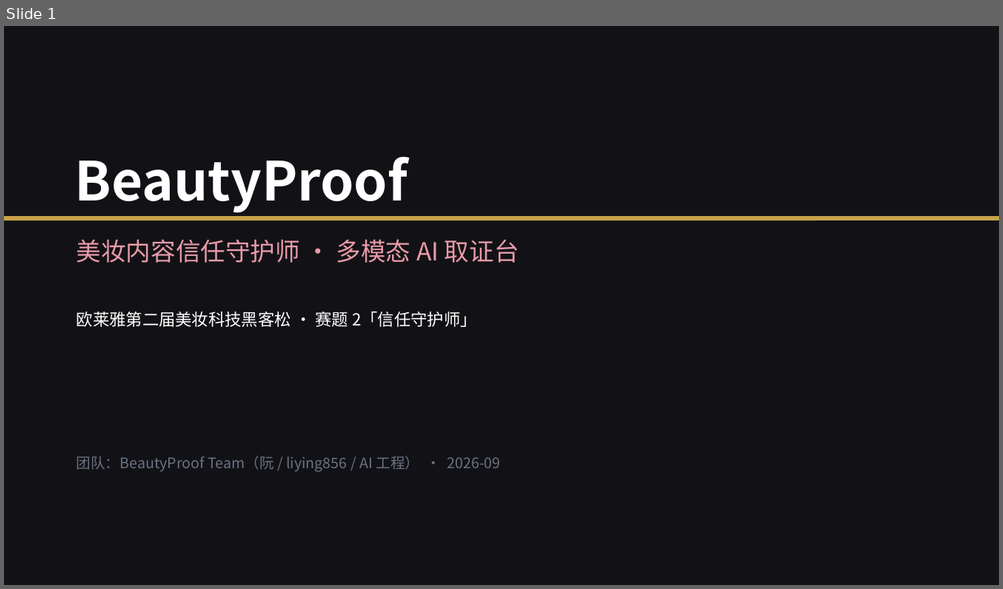
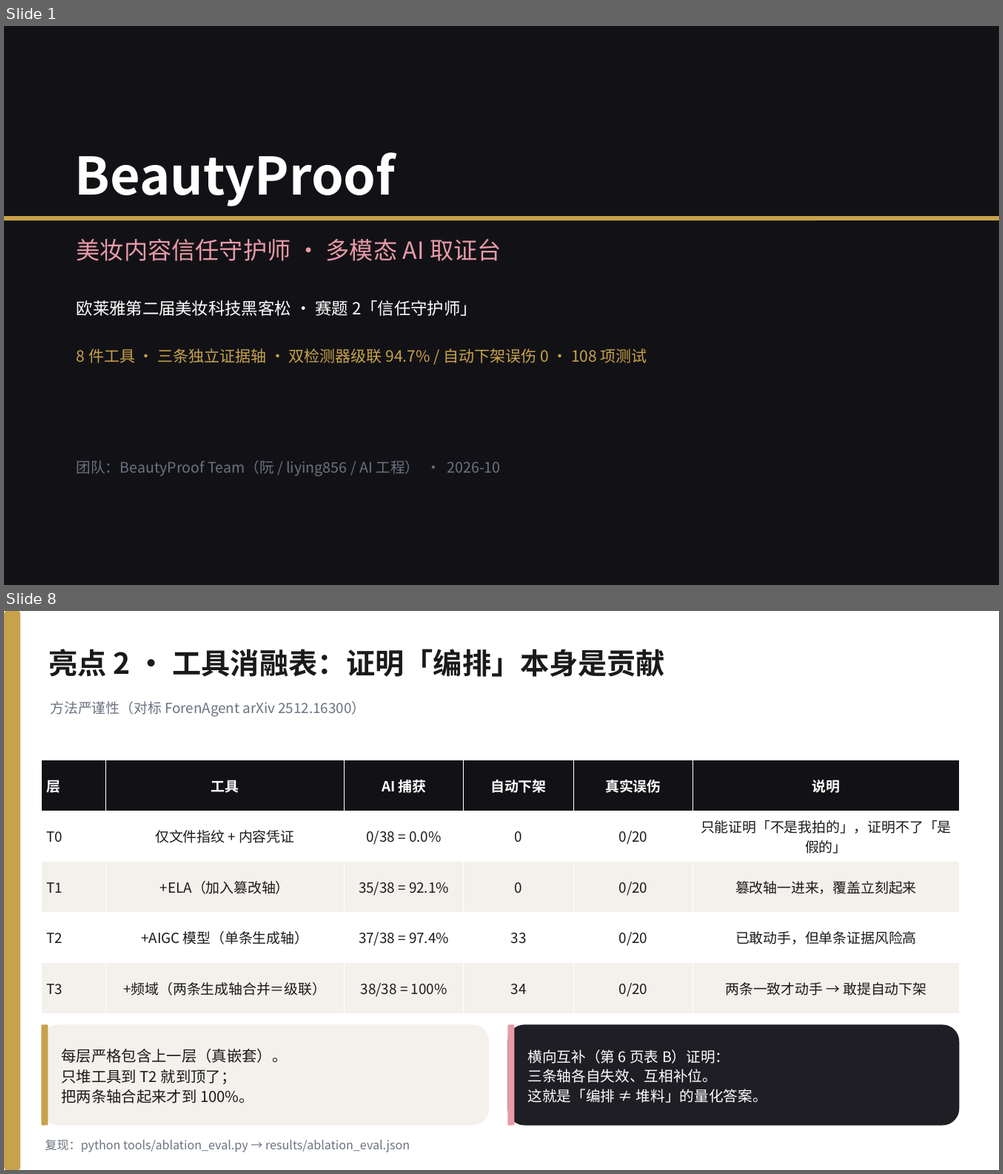
Before and after one commit to 566614/loreal-hackathon-beautyproof, a slide deck: docs/BeautyProof_答辩PPT.pptx. Shown one above the other, each under a label of ours: slide 1 before the commit, slides 1 and 8 after it; the slides between them are not shown. The pictures are 1003x589 and 1003x1174 pixels, drawn with LibreOffice and Linux fonts; fonts in the diff are those of the drawing. Boxes give left, top, right and bottom in pixels: in the first picture for what was removed or moved away, otherwise in the second. Text is boxed around its words. In the diff, an @@ line names an element or a change of style, - is before the commit and + after.

Commit message:
冲一档收尾：20页PPT重做 + 10屏录屏页 + 5商业数字查证 + 测试包格式齐整
演示材料（初赛三交付物之两）：
- demo/video_walkthrough.html 重做为 10 屏，主线从「八工具平铺」改为
  「三轴互补 → 双检测器级联 → 工具消融实证」，屏内动画完成即自动步进
- docs/演示视频脚本_v2.md：2分20秒旁白稿，附 5+5 评审埋点对照与录制贴士
- tools/make_defense_pptx.py 重写：15 页 → 20 页，补频域/级联/消融/评论/溯源/
  法条引擎/v5v7负面结果归档/诚实边界；5+5 自评改真实值 ≈41/50（原 43-47 虚高）
- tools/make_submit_dataset.py：纯视觉样本也必带 文案.txt（显式声明无配文，
  不伪造配文），测试包 7/7 格式齐整（原先 4 个样本缺文案文件）

商业数字自行查证（原 5 个数字空白，等阮给）：
- results/commercial_numbers.json + docs/商业数字调研_2026-10-02.md
- N1 全渠道交易额 11042.45 亿/年（确证·官方）；N2 营销盘子 ≈5521 亿/年
  （费率 50% 为五家上市公司 2025 年报实测）；N3 违规损失 0.4-6 亿/年（估算）
- N4 单案 20万-100万、严重 100万-200万（广告法55条原文 + 杭州讯犹 17.55 万实测）
- N5 TAM 6-9 亿 / SAM 5-15 亿 / SOM 0.3-1.5 亿（双路径交叉 + 敏感性）
- 每项带 source_url、置信度分级（确证-官方/确证-第三方/估算）与 QA 话术

验证：pytest 114 passed（新增 tests/test_submit_dataset.py 6 项，钉死提交包格式回归）
PPT 20 页重建、0 处溢出；测试包 7/7 格式校验通过。

```diff
--- a/docs/BeautyProof_答辩PPT.pptx
+++ b/docs/BeautyProof_答辩PPT.pptx
@@ slide 8 added at box(4, 611, 999, 1170), background #FFFFFF @@
@@ rounded rectangle added at box(4, 611, 20, 1170), fill #C8A24B @@
@@ text added at box(48, 649, 665, 677), 28 pt, text #1A1A1A, bold @@
+亮点 2 · 工具消融表：证明「编排」本身是贡献
@@ text added at box(50, 701, 366, 717), 13.5 pt, text #6B7280 @@
+方法严谨性（对标 ForenAgent arXiv 2512.16300）
@@ table added at box(41, 760, 960, 1014), 5 rows, 6 columns @@
+层 | 工具 | AI 捕获 | 自动下架 | 真实误伤 | 说明
+T0 | 仅文件指纹 + 内容凭证 | 0/38 = 0.0% | 0 | 0/20 | 只能证明「不是我拍的」，证明不了「是假的」
+T1 | +ELA（加入篡改轴） | 35/38 = 92.1% | 0 | 0/20 | 篡改轴一进来，覆盖立刻起来
+T2 | +AIGC 模型（单条生成轴） | 37/38 = 97.4% | 33 | 0/20 | 已敢动手，但单条证据风险高
+T3 | +频域（两条生成轴合并＝级联） | 38/38 = 100% | 34 | 0/20 | 两条一致才动手 → 敢提自动下架
@@ rounded rectangle added at box(41, 1025, 489, 1126), fill #F4F1EC @@
@@ rounded rectangle added at box(41, 1025, 48, 1126), fill #C8A24B @@
@@ rounded rectangle added at box(508, 1025, 959, 1126), fill #1E1E24 @@
@@ rounded rectangle added at box(508, 1025, 515, 1126), fill #E89AA8 @@
@@ text added at box(62, 1048, 287, 1104), 14.5 pt, text #1A1A1A @@
+每层严格包含上一层（真嵌套）。
+只堆工具到 T2 就到顶了；
+把两条轴合起来才到 100%。
@@ text added at box(528, 1050, 767, 1103), 14 pt, text #FFFFFF @@
+横向互补（第 6 页表 B）证明：
+三条轴各自失效、互相补位。
+这就是「编排 ≠ 堆料」的量化答案。
@@ text added at box(45, 1139, 410, 1153), 11.5 pt, text #6B7280 @@
+复现：python tools/ablation_eval.py → results/ablation_eval.json
@@ slide 1 changed as well @@
@@ text "BeautyProof" at box(75, 153, 395, 207): size 52 to 50 pt @@
@@ text "美妆内容信任守护师 · 多模态 AI 取证台" at box(77, 239, 501, 261): size 24 to 23 pt @@
@@ text "欧莱雅第二届美妆科技黑客松 · 赛题 2「信任守护师」": place and size @@
-text "欧莱雅第二届美妆科技黑客松 · 赛题 2「信任守护师」" at box(77, 312, 477, 327)
+text "欧莱雅第二届美妆科技黑客松 · 赛题 2「信任守护师」" at box(77, 301, 477, 316)
@@ text added at box(77, 349, 647, 363), 15 pt, text #C8A24B @@
+8 件工具 · 三条独立证据轴 · 双检测器级联 94.7% / 自动下架误伤 0 · 108 项测试
@@ text at box(77, 460, 501, 477): text changed @@
-团队：BeautyProof Team（阮 / liying856 / AI 工程） · 2026-09
+团队：BeautyProof Team（阮 / liying856 / AI 工程） · 2026-10
```
Also in this commit, not shown: 6 other slides changed, 12 other slides added, 8 slides removed, 9 other files.
